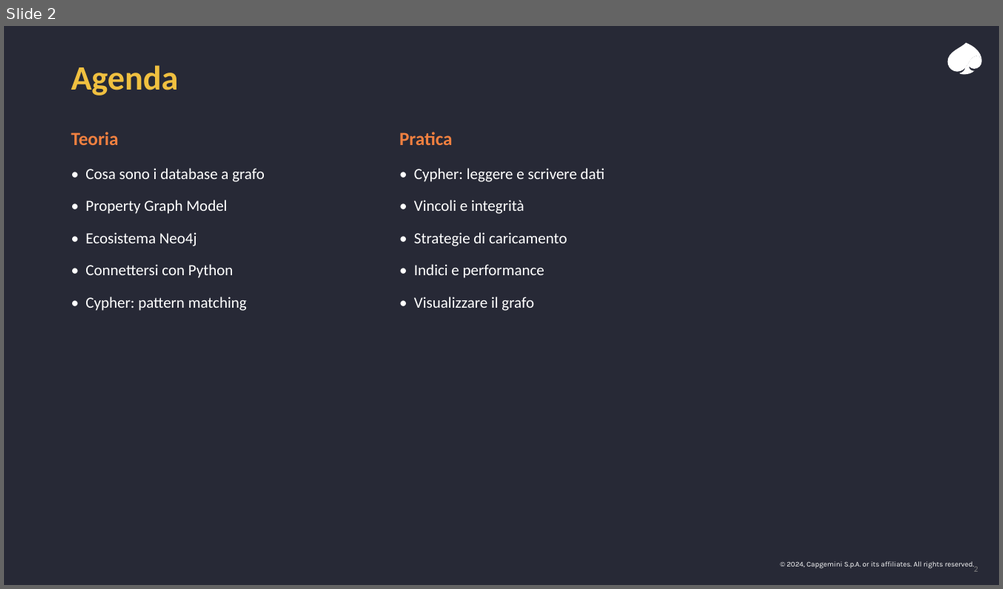
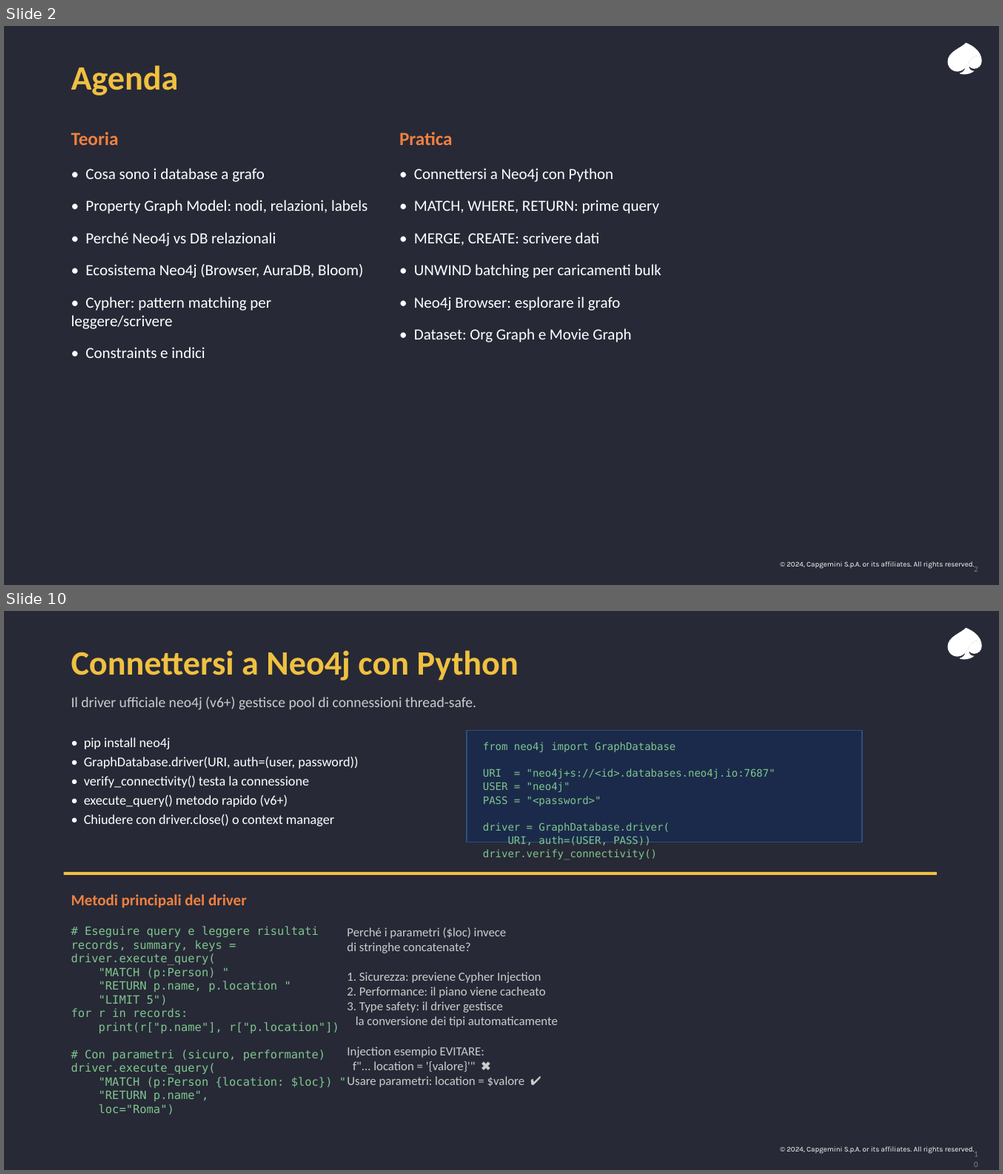
Before and after one commit to leobcc/neo4j-training-course-material, a slide deck: slides/session-01/session-01.pptx. Shown one above the other, each under a label of ours: slide 2 before the commit, slides 2 and 10 after it; the slides between them are not shown. The pictures are 1003x589 and 1003x1174 pixels, drawn with LibreOffice and Linux fonts; fonts in the diff are those of the drawing. Boxes give left, top, right and bottom in pixels: in the first picture for what was removed or moved away, otherwise in the second. Text is boxed around its words. In the diff, an @@ line names an element or a change of style, - is before the commit and + after.

```diff
--- a/slides/session-01/session-01.pptx
+++ b/slides/session-01/session-01.pptx
@@ slide 10 added at bbox=[4, 611, 999, 1170], background #272936; not listed: 4 template elements that a slide beside it also shows @@
@@ text added at bbox=[71, 650, 518, 681], 33 pt, text #F0C040, bold @@
+Connettersi a Neo4j con Python
@@ text added at bbox=[71, 697, 476, 710], 14 pt, text #CCCCCC @@
+Il driver ufficiale neo4j (v6+) gestisce pool di connessioni thread-safe.
@@ text added at bbox=[84, 738, 358, 826], 13 pt, text #FFFFFF @@
+• pip install neo4j
+• GraphDatabase.driver(URI, auth=(user, password))
+• verify_connectivity() testa la connessione
+• execute_query() metodo rapido (v6+)
+• Chiudere con driver.close() o context manager
@@ rectangle added at bbox=[466, 730, 862, 843], fill #1B2A4A, outline #2D4F7A 1 pt @@
@@ text added at bbox=[483, 742, 775, 860], 10 pt, text #7EC68E @@
+from neo4j import GraphDatabase
+URI = "neo4j+s://<id>.databases.neo4j.io:7687"
+USER = "neo4j"
+PASS = "<password>"
+driver = GraphDatabase.driver(
+URI, auth=(USER, PASS))
+driver.verify_connectivity()
@@ rectangle added at bbox=[64, 872, 936, 875], fill #F0C040 @@
@@ text added at bbox=[71, 894, 247, 908], 15 pt, text #F08040, bold @@
+Metodi principali del driver
@@ text added at bbox=[71, 926, 339, 1115], 11 pt, text #7EC68E @@
+# Eseguire query e leggere risultati
+records, summary, keys = driver.execute_query(
+"MATCH (p:Person) "
+"RETURN p.name, p.location "
+"LIMIT 5")
+for r in records:
+print(r["p.name"], r["p.location"])
+# Con parametri (sicuro, performante)
+driver.execute_query(
+"MATCH (p:Person {location: $loc}) "
+"RETURN p.name",
+loc="Roma")
@@ text added at bbox=[347, 928, 558, 1088], 12 pt, text #CCCCCC @@
+Perché i parametri ($loc) invece
+di stringhe concatenate?
+1. Sicurezza: previene Cypher Injection
+2. Performance: il piano viene cacheato
+3. Type safety: il driver gestisce
+la conversione dei tipi automaticamente
+Injection esempio EVITARE:
+f"... location = '{valore}'" ✖
+Usare parametri: location = $valore ✔
@@ slide 2 changed as well @@
@@ text at bbox=[414, 168, 661, 343]: text changed @@
-• Cypher: leggere e scrivere dati
-• Vincoli e integrità
-• Strategie di caricamento
-• Indici e performance
-• Visualizzare il grafo
+• Connettersi a Neo4j con Python
+• MATCH, WHERE, RETURN: prime query
+• MERGE, CREATE: scrivere dati
+• UNWIND batching per caricamenti bulk
+• Neo4j Browser: esplorare il grafo
+• Dataset: Org Graph e Movie Graph
@@ text at bbox=[71, 200, 367, 358]: text changed @@
-• Property Graph Model
-• Ecosistema Neo4j
-• Connettersi con Python
-• Cypher: pattern matching
+• Property Graph Model: nodi, relazioni, labels
+• Perché Neo4j vs DB relazionali
+• Ecosistema Neo4j (Browser, AuraDB, Bloom)
+• Cypher: pattern matching per leggere/scrivere
+• Constraints e indici
```
Also in this commit, not shown: 5 other slides changed, 19 other slides added, 12 slides removed.
